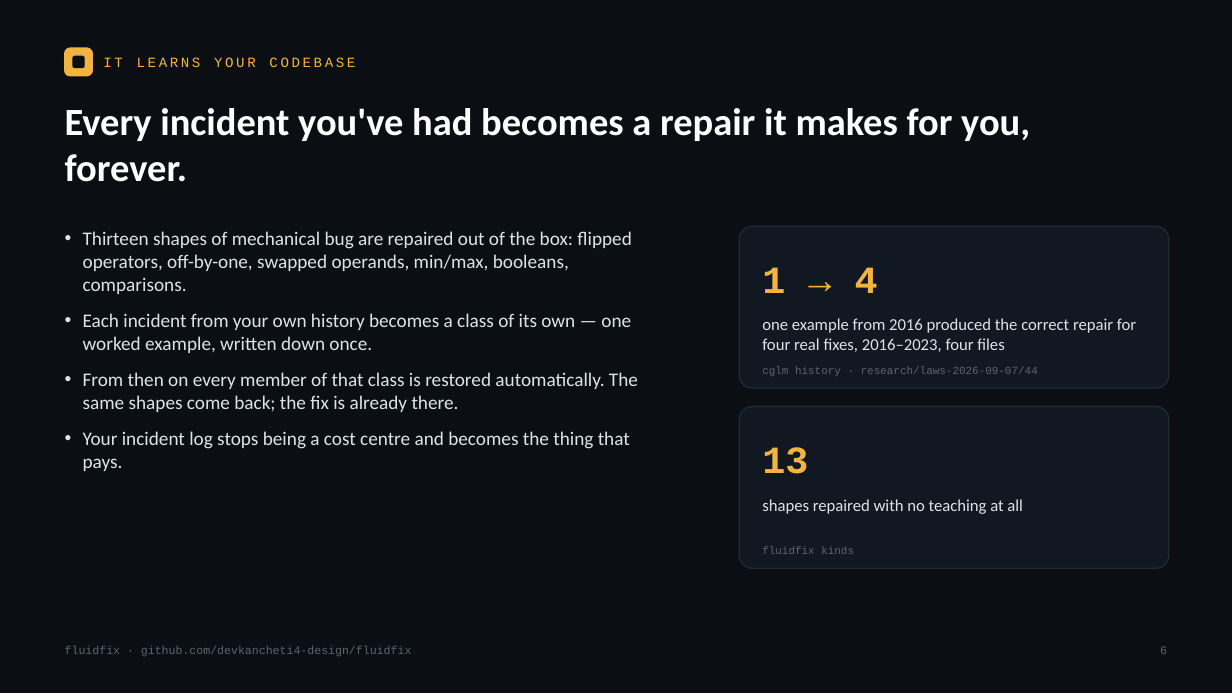
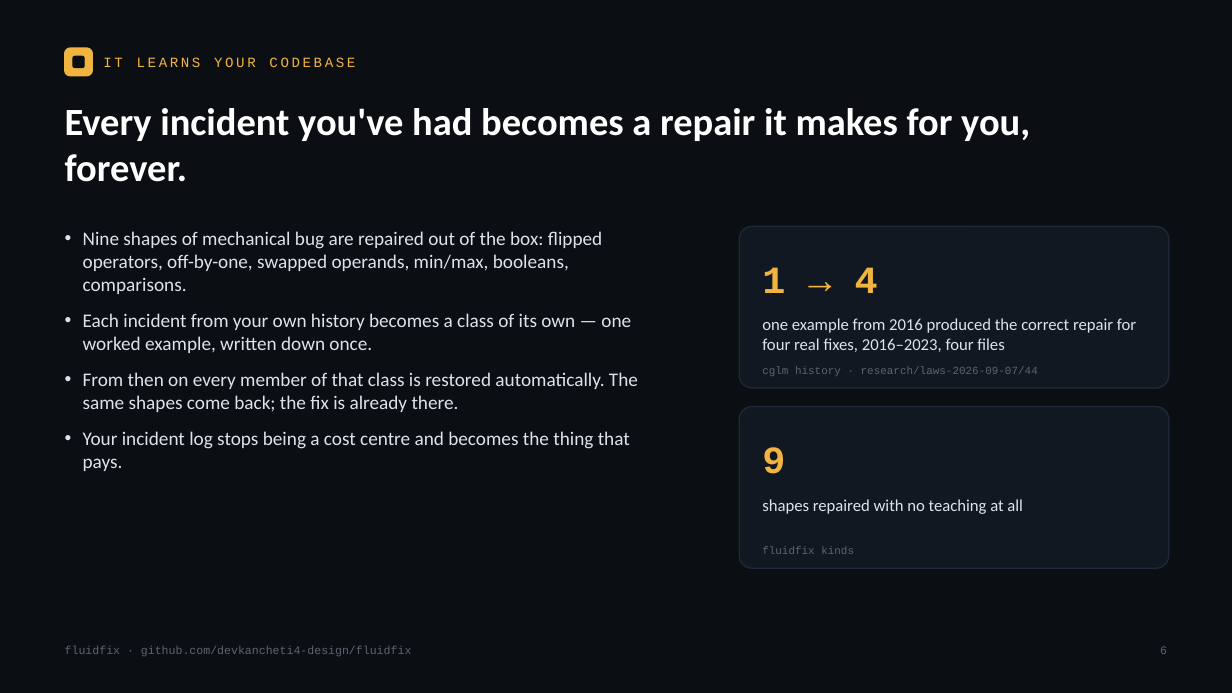
Before and after one commit to devkancheti4-design/fluidfix, a slide deck: slide 6 of fluidfix-deck.pptx. Drawn at 1232x693 pixels with LibreOffice and Linux fonts; fonts in the diff are those of the drawing. Boxes give left, top, right and bottom in pixels: in the first picture for what was removed or moved away, otherwise in the second. Text is boxed around its words. In the diff, an @@ line names an element or a change of style, - is before the commit and + after.

```diff
--- a/fluidfix-deck.pptx
+++ b/fluidfix-deck.pptx
@@ text at [83, 231, 602, 294]: text changed @@
-• Thirteen shapes of mechanical bug are repaired out of the box: flipped operators, off-by-one, swapped operands, min/max, booleans, comparisons.
+• Nine shapes of mechanical bug are repaired out of the box: flipped operators, off-by-one, swapped operands, min/max, booleans, comparisons.
@@ text at [762, 447, 785, 474]: text changed @@
-13
+9
```
Also in this commit, not shown: 1 other file.
